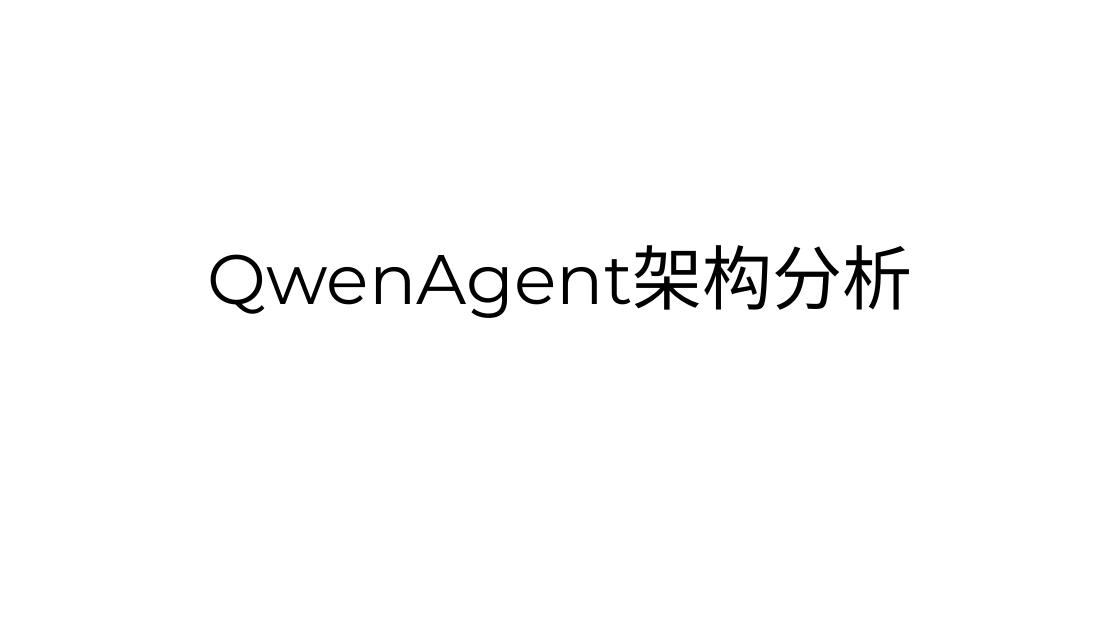
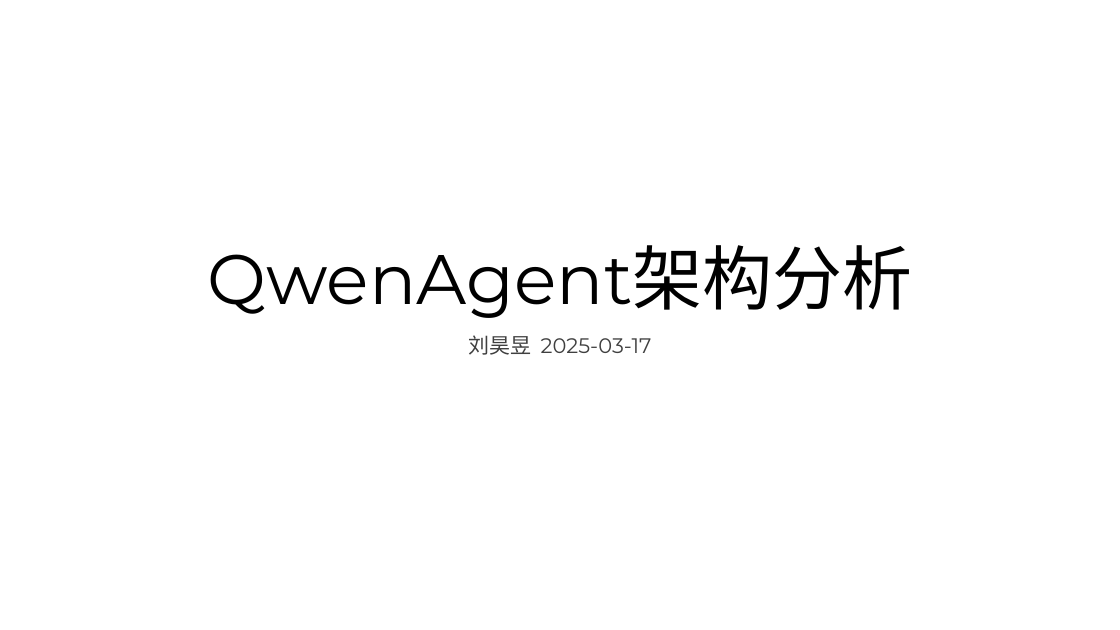
Before and after one commit to liuhaoyutz/DiveIntoQwenAgent, a slide deck: slide 1 of QwenAgent架构分析.pptx. Drawn at 1120x630 pixels with LibreOffice and Linux fonts; fonts in the diff are those of the drawing. Boxes give left, top, right and bottom in pixels: in the first picture for what was removed or moved away, otherwise in the second. Text is boxed around its words. In the diff, an @@ line names an element or a change of style, - is before the commit and + after.

Commit message:
update QwenAgent architecture analysis PPT

```diff
--- a/QwenAgent架构分析.pptx
+++ b/QwenAgent架构分析.pptx
@@ subtitle added at (468,335,652,355), 18 pt, text #404040 @@
+刘昊昱 2025-03-17
```
